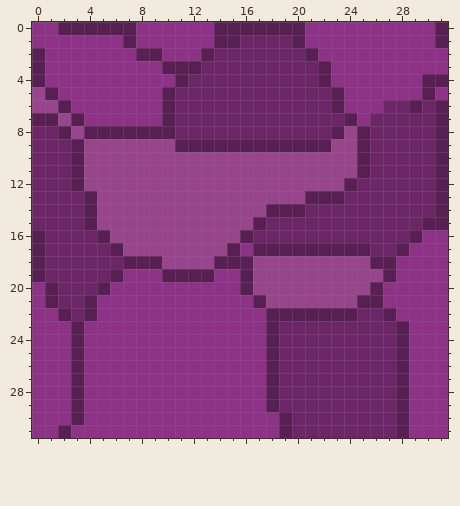
One commit to this pixel-art sprite: miner/res/raw-assets/1c/1c72a92c-b4c5-423d-8fd3-be25b72d15e9.png. That is the earlier state.
The file is 32x32 pixels.
Now the later version:
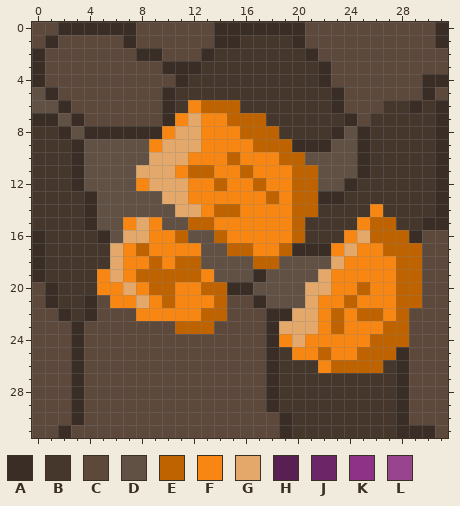
Palette (. is transparent): A #392d25  B #46372d  C #5c493b  D #615044  E #bf6301  F #f78712  G #e3a86a  H #581f53  J #6c2566  K #8d3287  L #99458d
Changes in this commit:
@@ x 0..31 @@
- 0 KKHHHHHHKKKKKKHHHHHHHKKKKKKKKKKH
- 1 KKKKKKKHKKKKKKHHJJJJHKKKKKKKKKKH
- 2 HKKKKKKKHHKKKHJJJJJJJHKKKKKKKKKK
- 3 HKKKKKKKKKHHHJJJJJJJJJHKKKKKKKKK
- 4 HKKKKKKKKKKHJJJJJJJJJJHKKKKKKKHH
- 5 LHKKKKKKKKHJJJJJJJJJJJJHKKKKKKHK
- 6 LLHKKKKKKKHJJJJJJJJJJJJHKKKJJHJH
- 7 HHLHKKKKKKHJJJJJJJJJJJJJHKJJJJJH
- 8 JJHLHHHHHHHJJJJJJJJJJJJHLHJJJJJH
- 9 JJJHLLLLLLLHHHHHHHHHHHHLLHJJJJJH
-10 JJJHLLLLLLLLLLLLLLLLLLLLLHJJJJJH
-11 JJJHLLLLLLLLLLLLLLLLLLLLLHJJJJJH
-12 JJJHLLLLLLLLLLLLLLLLLLLLHJJJJJJH
-13 JJJJHLLLLLLLLLLLLLLLLHHHJJJJJJJH
-14 JJJJHLLLLLLLLLLLLLHHHJJJJJJJJJJH
-15 JJJJHLLLLLLLLLLLLHJJJJJJJJJJJJHH
-16 HJJJJHLLLLLLLLLLHJJJJJJJJJJJJHKK
-17 HJJJJJHLLLLLLLLHKHHHHHHHHHJJHKKK
-18 HJJJJJJHHHLLLLHHHLLLLLLLLLHHKKKK
-19 HJJJJJHKKKHHHHKKHLLLLLLLLLLHKKKK
-20 KHJJJHKKKKKKKKKKHLLLLLLLLLHKKKKK
-21 KHJJHKKKKKKKKKKKKHLLLLLLLHHKKKKK
-22 KKHJHKKKKKKKKKKKKKHHHHHHHJJHKKKK
-23 KKKHKKKKKKKKKKKKKKHJJJJJJJJJHKKK
-24 KKKHKKKKKKKKKKKKKKHJJJJJJJJJHKKK
-25 KKKHKKKKKKKKKKKKKKHJJJJJJJJJHKKK
-26 KKKHKKKKKKKKKKKKKKHJJJJJJJJJHKKK
-27 KKKHKKKKKKKKKKKKKKHJJJJJJJJJHKKK
-28 KKKHKKKKKKKKKKKKKKHJJJJJJJJJHKKK
-29 KKKHKKKKKKKKKKKKKKHJJJJJJJJJHKKK
-30 KKKHKKKKKKKKKKKKKKKHJJJJJJJJHKKK
-31 KKHKKKKKKKKKKKKKKKKHJJJJJJJJHKKK
+ 0 CCAAAAAACCCCCCAAAAAAACCCCCCCCCCA
+ 1 CACCCCCACCCCCCAABBBBACCCCCCCCCCA
+ 2 ACCCCCCCAACCCABBBBBBBACCCCCCCCCC
+ 3 ACCCCCCCCCAAABBBBBBBBBACCCCCCCCC
+ 4 ACCCCCCCCCCABBBBBBBBBBACCCCCCCAA
+ 5 DACCCCCCCCABBBBBBBBBBBBACCCCCCAC
+ 6 DDACCCCCCCABFEEEBBBBBBBACCCBBABA
+ 7 AADACCCCCCAFGFFEEEBBBBBBACBBBBBA
+ 8 BBADAAAAAAFGGFFFEEEBBBBADABBBBBA
+ 9 BBBADDDDDFGGGFFFFEEEAAADDABBBBBA
+10 BBBADDDDDGGGFFFEFFFEEDDDDABBBBBA
+11 BBBADDDDGGGFEEFFEFFFEEDDDABBBBBA
+12 BBBADDDDFGGGFFEFFEFFEEDDABBBBBBA
+13 BBBBADDDDDGGFFFFFFEFEEAABBBBBBBA
+14 BBBBADDDDDDGGFEEFFFFEEBBBBFBBBBA
+15 BBBBADDFGFDDEEFFFFFFEBBBBFEEBBAA
+16 ABBBBADGGFFEDDEFFFFFEBBBFGEEEACC
+17 ABBBBBGFEFFFFDDEEFFEAAAFGFFEEECC
+18 ABBBBBGFFEFEEDDDDEEDDDDGFFFFEECC
+19 ABBBBFGFEEEEEFDDDADDDDGFFFFFEECC
+20 CABBBFFGFEEFFEEAADDDDGGFFEFFEECC
+21 CABBACFFGFEFFFECCADDDGFFEFFFEECC
+22 CCABACCCFFFFFEECCCAAGGFEFEEFECCC
+23 CCCACCCCCCCEEECCCCAGGGFEFFFEECCC
+24 CCCACCCCCCCCCCCCCCAFGFFFFFEEECCC
+25 CCCACCCCCCCCCCCCCCABFFEFFEEEACCC
+26 CCCACCCCCCCCCCCCCCABBBFEEEEBACCC
+27 CCCACCCCCCCCCCCCCCABBBBBBBBBACCC
+28 CCCACCCCCCCCCCCCCCABBBBBBBBBACCC
+29 CCCACCCCCCCCCCCCCCABBBBBBBBBACCC
+30 CCCACCCCCCCCCCCCCCCABBBBBBBBACCC
+31 CCACCCCCCCCCCCCCCCCABBBBBBBBAAAC
